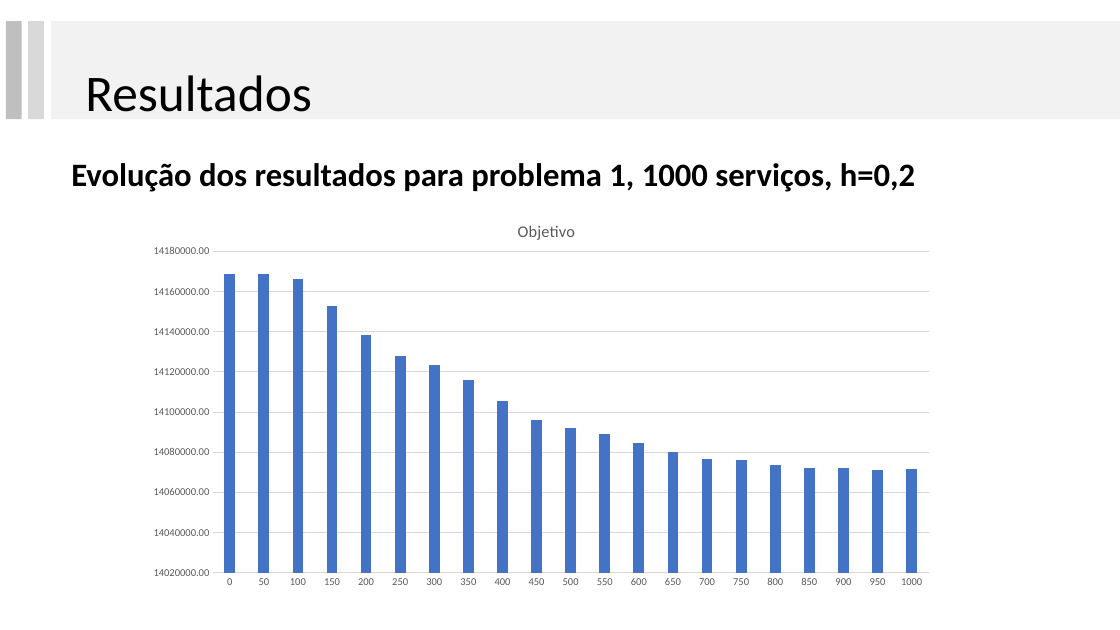
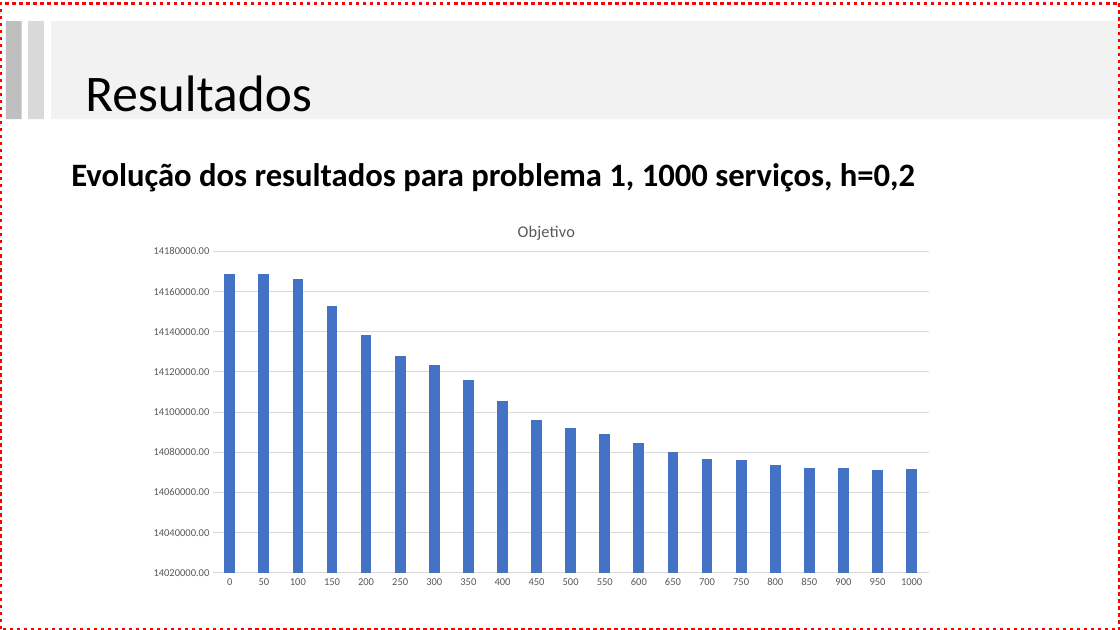
Before and after one commit to lpbiasoto/metaheuristicas, a slide deck: slide 27 of Apresentacao 3/ApresentacaoGA.pptx (slide 26 before the commit). Drawn at 1120x630 pixels with LibreOffice and Linux fonts; fonts in the diff are those of the drawing. Boxes give left, top, right and bottom in pixels: in the first picture for what was removed or moved away, otherwise in the second. Text is boxed around its words. In the diff, an @@ line names an element or a change of style, - is before the commit and + after.

```diff
--- a/Apresentacao 3/ApresentacaoGA.pptx
+++ b/Apresentacao 3/ApresentacaoGA.pptx
@@ rectangle added at (0,3,1120,630), outline #FF0000 3 pt dashed @@
```
Also in this commit, not shown: 8 other slides changed, 1 slide added, 8 other files.
